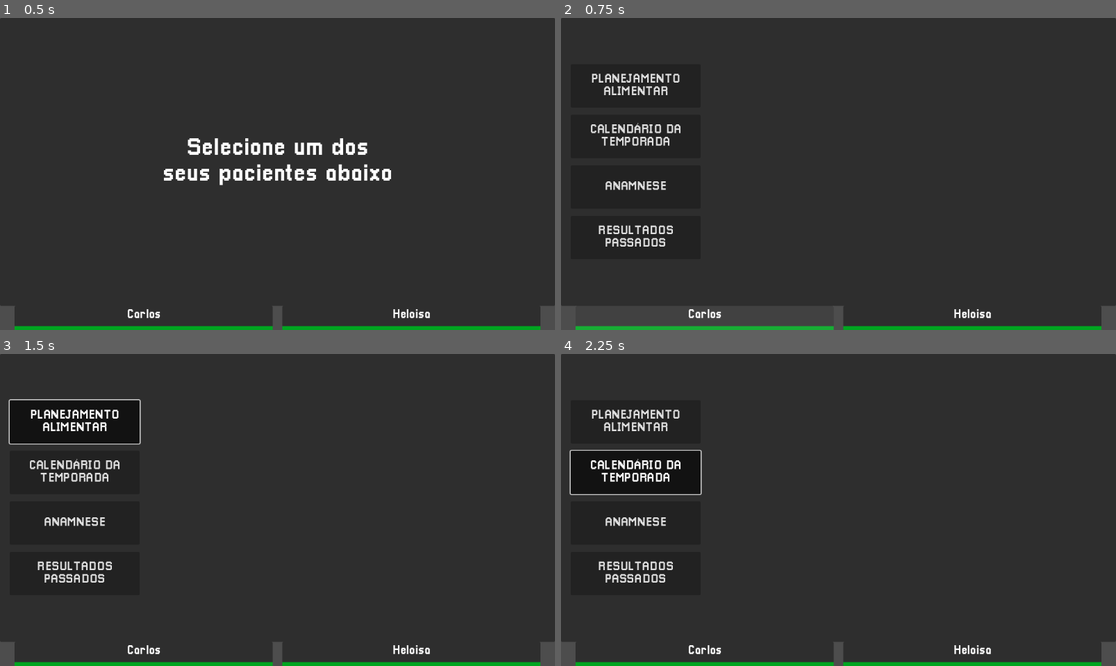
Above: before the commit, frames 1-4 (two rows, left to right).
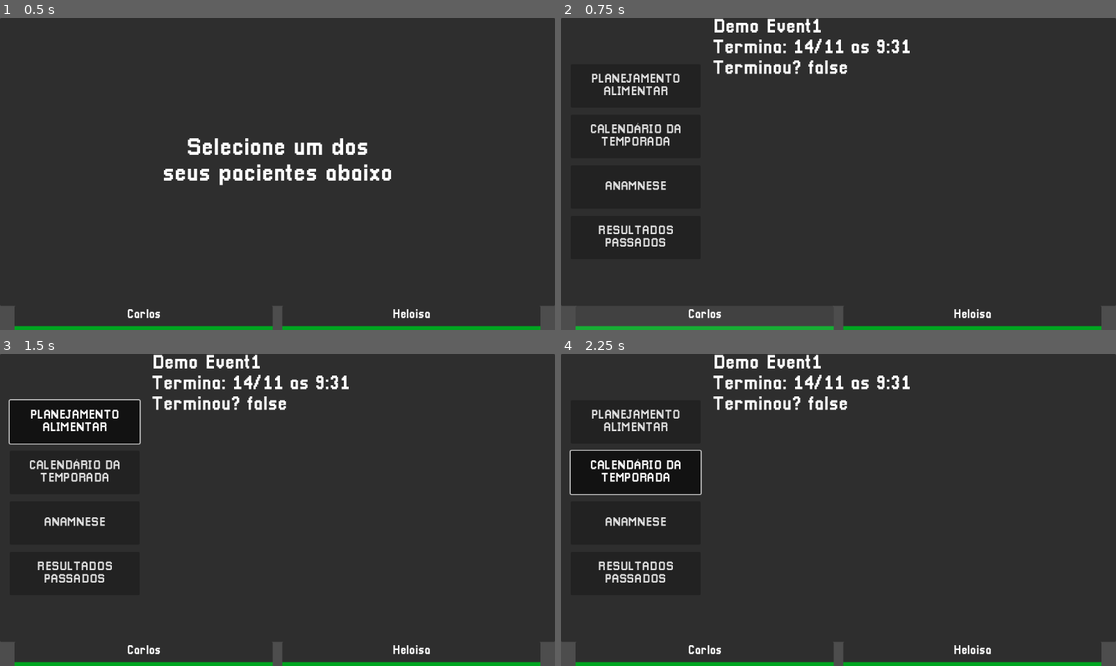
Above: after the commit, the same moments.

Repository: Deddon/simulador-de-esportistas
Game: Godot game, scene res://features/menus/main_menu/main_menu.tscn
Same seed, same stepped clock (60 frames per second), same inputs: the game is played once before the commit and once after it.
Inputs (mouse positions are in pixels of both pictures, inside the frame that each line leads up to):
- Up to frame 1 (0.5 s): no input
- Up to frame 2 (0.75 s): click (705, 317) at 0.52 s
- Up to frame 3 (1.5 s): click "PLANEJAMENTO ALIMENTAR" at 1.25 s
- Up to frame 4 (2.25 s): click "CALENDÁRIO DA TEMPORADA" at 2 s

Frame 1 is identical in both runs. In frame 2, 1.6% of the frame differs, in the area x 27-63%, y 0-19%; in frame 3, 1.6%; in frame 4, 1.6%.

Commit message:
WIP, add useful simulated time manipulation methods on game watch.

Diff:
--- a/features/menus/DEPRECATED_main_menu/game_watch/game_watch.gd
+++ b/features/menus/DEPRECATED_main_menu/game_watch/game_watch.gd
@@ -2,6 +2,7 @@
 extends Node
 
 
+signal initialized()
 signal event_finished(target_event: SportsEvent)
 signal ticked()
 
@@ -31,10 +32,6 @@
 	ticks_timer.timeout.connect(_on_game_watch_tick)
 
 
-#func set_start_datetime(seconds_offset: float = 0.0) -> void:
-	#_start_date = (Time.get_unix_time_from_system() + UTC_MINUS_3) + seconds_offset
-
-
 func set_start_datetime_at_business_hour() -> void:
 	var current_unix_time: float = Time.get_unix_time_from_system() + UTC_MINUS_3
 	var current_datetime: Dictionary = Time.get_datetime_dict_from_unix_time(int(current_unix_time))
@@ -51,6 +48,7 @@
 
 	_start_date = current_unix_time
 	has_date_been_set = true
+	initialized.emit()
 
 
 func start() -> void:
@@ -62,24 +60,56 @@
 		push_error("No start date set.")
 
 
+func print_simulated_datetime() -> void:
+	print_rich("[b]GAME WATCH[/b]")
+	var now_datetime: Dictionary = get_simulated_datetime()
+	print("%d/%d/%d" % [now_datetime.day, now_datetime.month, now_datetime.year])
+	print("%s de %s" % [now_datetime.weekday_string, now_datetime.month_string])
+	print("Horário - %d:%d:%d" % [now_datetime.hour, now_datetime.minute, now_datetime.second], "\n")
+
+
+func get_event_duration_ticks(target_event: SportsEvent) -> float:
+	return (DAY / simulated_time_increase_seconds) * target_event.duration_days
+
+
 func time_event(target_event: SportsEvent) -> void:
 	if running_event:
 		push_warning("Timing %s but event %s was running." % [running_event.name, target_event.name])
 
-	var event_duration_on_ticks: float = (DAY / simulated_time_increase_seconds) * target_event.duration_days
-	var ticks_when_event_finished: float = _ticks_since_start + event_duration_on_ticks
+	#var event_duration_on_ticks: float = (DAY / simulated_time_increase_seconds) * target_event.duration_days
+	var ticks_when_event_finished: float = _ticks_since_start + get_event_duration_ticks(target_event)
 
 	running_event = target_event
 	event_end_remaining_ticks = int(ticks_when_event_finished)
 
 
-func get_simulated_datetime() -> Dictionary:
-	var simulated_time_seconds = _start_date + (_ticks_since_start * simulated_time_increase_seconds)
-	var datetime_dict: Dictionary = Time.get_datetime_dict_from_unix_time(simulated_time_seconds)
+func get_now_simulated_seconds() -> float:
+	var now_simulated_seconds: float = _start_date + (_ticks_since_start * simulated_time_increase_seconds)
+	return now_simulated_seconds
+
+
+## If no argument received, returns current simulated datetime.
+func get_simulated_datetime(input_simulated_seconds: float = -1.0) -> Dictionary:
+	if not has_date_been_set:
+		push_error("Date not set yet.")
+		return {}
+
+	var datetime_dict: Dictionary
+	var simulated_time_seconds: float
+
+	if input_simulated_seconds > 0:
+		simulated_time_seconds = input_simulated_seconds
+
+	else:
+		simulated_time_seconds = get_now_simulated_seconds()
+		#simulated_time_seconds = _start_date + (_ticks_since_start * simulated_time_increase_seconds)
+
+	datetime_dict = Time.get_datetime_dict_from_unix_time(int(simulated_time_seconds))
 
 	datetime_dict["weekday_string"] = WEEKDAYS_NAMES[datetime_dict.weekday]
 	datetime_dict["month_string"] = MONTH_NAMES[datetime_dict.month - 1]
 
+	#breakpoint
 	return datetime_dict
 
 
@@ -97,6 +127,10 @@
 	return datetime_dict
 
 
+func is_event_over(target_event: SportsEvent) -> bool:
+	return get_now_simulated_seconds() < get_event_duration_ticks(target_event)
+
+
 func _on_game_watch_tick() -> void:
 	_ticks_since_start += 1
 	ticked.emit()
--- a/features/menus/main_menu/main_menu.gd
+++ b/features/menus/main_menu/main_menu.gd
@@ -9,9 +9,12 @@
 
 
 func _ready() -> void:
+	game_watch.ticked.connect(func(): print("Game Menu: tick."); game_watch.print_simulated_datetime())
 	game_watch.event_finished.connect(_handle_event_finished)
 	game_watch.set_start_datetime_at_business_hour()
 	game_watch.start()
+
+	print(game_watch.get_simulated_datetime())
 
 	sportsman_tab1.update_tab(preload("res://shared/resources/sportsman/carlos_olympic_weight_lifter.tres"))
 	sportsman_tab2.update_tab(preload("res://shared/resources/sportsman/heloisa_four_hundred_meters_runner.tres"))
--- /dev/null
+++ b/features/menus/main_menu/sportsman_profile/food_plan_overview/food_plan_overview.gd
@@ -0,0 +1,2 @@
+class_name SportsmanProfileFoodPlanOverview
+extends Control
--- /dev/null
+++ b/features/menus/main_menu/sportsman_profile/food_plan_overview/food_plan_overview.tscn
@@ -0,0 +1,50 @@
+[gd_scene load_steps=4 format=3 uid="uid://b0pg6dscld60v"]
+
+[ext_resource type="Theme" uid="uid://b0kpgts88gl8a" path="res://shared/resources/themes/common_theme.tres" id="1_d8ej4"]
+[ext_resource type="Script" uid="uid://jm3vseb5087o" path="res://features/menus/main_menu/sportsman_profile/food_plan_overview/food_plan_overview.gd" id="2_u1n4b"]
+
+[sub_resource type="LabelSettings" id="LabelSettings_u1n4b"]
+font_size = 25
+
+[node name="FoodPlanOverview" type="Control"]
+custom_minimum_size = Vector2(838, 594)
+layout_mode = 3
+anchors_preset = 0
+offset_right = 838.0
+offset_bottom = 594.0
+theme = ExtResource("1_d8ej4")
+script = ExtResource("2_u1n4b")
+
+[node name="ReferenceRect" type="ReferenceRect" parent="."]
+layout_mode = 1
+anchors_preset = 15
+anchor_right = 1.0
+anchor_bottom = 1.0
+grow_horizontal = 2
+grow_vertical = 2
+border_width = 4.0
+
+[node name="VBoxContainer" type="VBoxContainer" parent="."]
+layout_mode = 1
+anchors_preset = 15
+anchor_right = 1.0
+anchor_bottom = 1.0
+grow_horizontal = 2
+grow_vertical = 2
+
+[node name="ImmutableStats" type="VBoxContainer" parent="VBoxContainer"]
+custom_minimum_size = Vector2(0, 200)
+layout_mode = 2
+
+[node name="Label" type="Label" parent="VBoxContainer/ImmutableStats"]
+layout_mode = 2
+label_settings = SubResource("LabelSettings_u1n4b")
+
+[node name="ScrollContainer" type="ScrollContainer" parent="VBoxContainer"]
+layout_mode = 2
+size_flags_vertical = 3
+
+[node name="DetailedInfo" type="HBoxContainer" parent="VBoxContainer/ScrollContainer"]
+layout_mode = 2
+size_flags_horizontal = 3
+size_flags_vertical = 3
--- /dev/null
+++ b/features/menus/main_menu/sportsman_profile/season_calendar_overview/season_calendar_overview.gd
@@ -0,0 +1,46 @@
+class_name SportsmanProfileSeasonCalendarOverview
+extends Control
+
+
+@export var label: Label
+
+@onready var game_watch: MainMenuGameWatch = get_tree().get_first_node_in_group("game_watch")
+
+var _sportsman: Sportsman
+
+
+func _ready() -> void:
+	if not game_watch.has_date_been_set:
+		await game_watch.initialized
+
+	var demo_event := SportsEvent.new()
+	demo_event.name = "Demo Event1"
+	demo_event.duration_days = 0.001
+	demo_event.set_start_timestamp(game_watch.get_now_simulated_seconds())
+
+	#var event_start_datetime = game_watch.get_simulated_datetime(demo_event.get_event_start_seconds())
+	#print_debug("Evento começou dia %s: " % event_start_datetime.day, event_start_datetime.hour, ":", event_start_datetime.minute,
+	#"\nCom duração em dias: ", demo_event.duration_days)
+
+	var demo_event_result := SportsEventResult.new()
+	demo_event_result.event = demo_event
+
+	_sportsman = Sportsman.new()
+	_sportsman.name = "Demo Sportsman"
+	_sportsman.add_finished_event_result(demo_event_result)
+
+	#event_start_datetime = game_watch.get_event_finish_datetime(demo_event)
+	#print_debug("\nE terminará dia %s: " % event_start_datetime.day, event_start_datetime.hour, ":", event_start_datetime.minute,)
+
+	var event_finish_datetime: Dictionary = game_watch.get_event_finish_datetime(demo_event)
+
+	label.text = str(
+		demo_event_result.event.name, "\n",
+		"Termina: %d/%d as %d:%d" % [
+			event_finish_datetime.day,
+			event_finish_datetime.month,
+			event_finish_datetime.hour,
+			event_finish_datetime.minute
+		], "\n",
+		"Terminou? ", game_watch.is_event_over(demo_event)
+	)
--- /dev/null
+++ b/features/menus/main_menu/sportsman_profile/season_calendar_overview/season_calendar_overview.tscn
@@ -0,0 +1,29 @@
+[gd_scene load_steps=4 format=3 uid="uid://do50sr2v2exe1"]
+
+[ext_resource type="Theme" uid="uid://b0kpgts88gl8a" path="res://shared/resources/themes/common_theme.tres" id="1_av0mr"]
+[ext_resource type="Script" uid="uid://delng28xu2n6c" path="res://features/menus/main_menu/sportsman_profile/season_calendar_overview/season_calendar_overview.gd" id="1_rvetf"]
+
+[sub_resource type="LabelSettings" id="LabelSettings_rvetf"]
+font_size = 40
+
+[node name="SeasonCalendarOverview" type="Control" node_paths=PackedStringArray("label")]
+custom_minimum_size = Vector2(838, 594)
+layout_mode = 3
+anchors_preset = 15
+anchor_right = 1.0
+anchor_bottom = 1.0
+offset_right = -314.0
+offset_bottom = -54.0
+grow_horizontal = 2
+grow_vertical = 2
+theme = ExtResource("1_av0mr")
+script = ExtResource("1_rvetf")
+label = NodePath("Label")
+
+[node name="Label" type="Label" parent="."]
+layout_mode = 1
+anchors_preset = 10
+anchor_right = 1.0
+offset_bottom = 40.0
+grow_horizontal = 2
+label_settings = SubResource("LabelSettings_rvetf")
--- a/features/menus/main_menu/sportsman_profile/sportsman_profile.gd
+++ b/features/menus/main_menu/sportsman_profile/sportsman_profile.gd
@@ -20,6 +20,5 @@
 	get_viewport().gui_release_focus()
 	side_bar_options.reset_buttons()
 
-	print_debug("Now show %s stats." % current_sportsman.name)
 	no_sportsman_selected_container.hide()
 	sportsman_selectecd_container.show()
--- a/features/menus/main_menu/sportsman_profile/sportsman_profile.tscn
+++ b/features/menus/main_menu/sportsman_profile/sportsman_profile.tscn
@@ -1,8 +1,10 @@
-[gd_scene load_steps=5 format=3 uid="uid://bcyde4w12samy"]
+[gd_scene load_steps=7 format=3 uid="uid://bcyde4w12samy"]
 
 [ext_resource type="Theme" uid="uid://b0kpgts88gl8a" path="res://shared/resources/themes/common_theme.tres" id="1_hycgf"]
 [ext_resource type="Script" uid="uid://bb70dlhr1y87j" path="res://features/menus/main_menu/sportsman_profile/sportsman_profile.gd" id="1_qe1iy"]
 [ext_resource type="PackedScene" uid="uid://d1ylmveu4b81h" path="res://features/menus/main_menu/sportsman_profile/side_bar_options/side_bar_options.tscn" id="3_54t3j"]
+[ext_resource type="PackedScene" uid="uid://b0pg6dscld60v" path="res://features/menus/main_menu/sportsman_profile/food_plan_overview/food_plan_overview.tscn" id="4_u2kmd"]
+[ext_resource type="PackedScene" uid="uid://do50sr2v2exe1" path="res://features/menus/main_menu/sportsman_profile/season_calendar_overview/season_calendar_overview.tscn" id="5_17d0r"]
 
 [sub_resource type="LabelSettings" id="LabelSettings_hycgf"]
 font_size = 50
@@ -17,6 +19,8 @@
 no_sportsman_selected_container = NodePath("BackgroundPanel/NoSportsmanSelectedContainer")
 sportsman_selectecd_container = NodePath("BackgroundPanel/SportsmanSelectedContainer")
 side_bar_options = NodePath("BackgroundPanel/SportsmanSelectedContainer/SideBarOptions")
+metadata/_edit_group_ = true
+metadata/_edit_lock_ = true
 
 [node name="BackgroundPanel" type="Panel" parent="."]
 layout_mode = 1
@@ -56,6 +60,16 @@
 [node name="SideBarOptions" parent="BackgroundPanel/SportsmanSelectedContainer" instance=ExtResource("3_54t3j")]
 layout_mode = 2
 
-[node name="VBoxContainer2" type="VBoxContainer" parent="BackgroundPanel/SportsmanSelectedContainer"]
+[node name="RightSide" type="Control" parent="BackgroundPanel/SportsmanSelectedContainer"]
 layout_mode = 2
 size_flags_horizontal = 3
+
+[node name="FoodPlanOverview" parent="BackgroundPanel/SportsmanSelectedContainer/RightSide" instance=ExtResource("4_u2kmd")]
+visible = false
+layout_mode = 1
+theme = null
+
+[node name="SeasonCalendarOverview" parent="BackgroundPanel/SportsmanSelectedContainer/RightSide" instance=ExtResource("5_17d0r")]
+layout_mode = 1
+offset_right = 0.0
+offset_bottom = 0.0
--- a/features/sports_event/sports_event.gd
+++ b/features/sports_event/sports_event.gd
@@ -7,3 +7,13 @@
 @export var duration_days: float = 1.0
 @export var target_sport: Constants.SportsmanAvailableSports = Constants.SportsmanAvailableSports.NULL
 @export_multiline var description: String
+@export var _start_simulated_seconds: float = -1.0
+
+
+## Currently, only useful to show event finish date visually.
+func set_start_timestamp(start_simulated_time: float) -> void:
+	_start_simulated_seconds = start_simulated_time
+
+
+func get_event_start_seconds() -> float:
+	return _start_simulated_seconds
--- a/features/sportsman/sportsman.gd
+++ b/features/sportsman/sportsman.gd
@@ -14,6 +14,7 @@
 @export var weight_kg: float = 60.0
 @export var current_sport: Constants.SportsmanAvailableSports = Constants.SportsmanAvailableSports.NULL
 @export var base_needs_guideline: NutrientGuideline
+@export var _past_events: Array[SportsEventResult]
 
 
 func calculate_energy() -> float:
@@ -30,3 +31,11 @@
 	var calories_per_minute: float
 	calories_per_minute = (Constants.AvailableSportsMet[current_sport] * 3.5 * weight_kg) / 200
 	return calories_per_minute * DEFAULT_AVERAGE_TRAINING_MINUTES_DAY
+
+
+func add_finished_event_result(event_result: SportsEventResult) -> void:
+	_past_events.append(event_result)
+
+
+func get_past_events() -> Array[SportsEventResult]:
+	return _past_events
Not shown, added: features/menus/main_menu/sportsman_profile/food_plan_overview/food_plan_overview.gd.uid
Not shown, added: features/menus/main_menu/sportsman_profile/season_calendar_overview/season_calendar_overview.gd.uid
